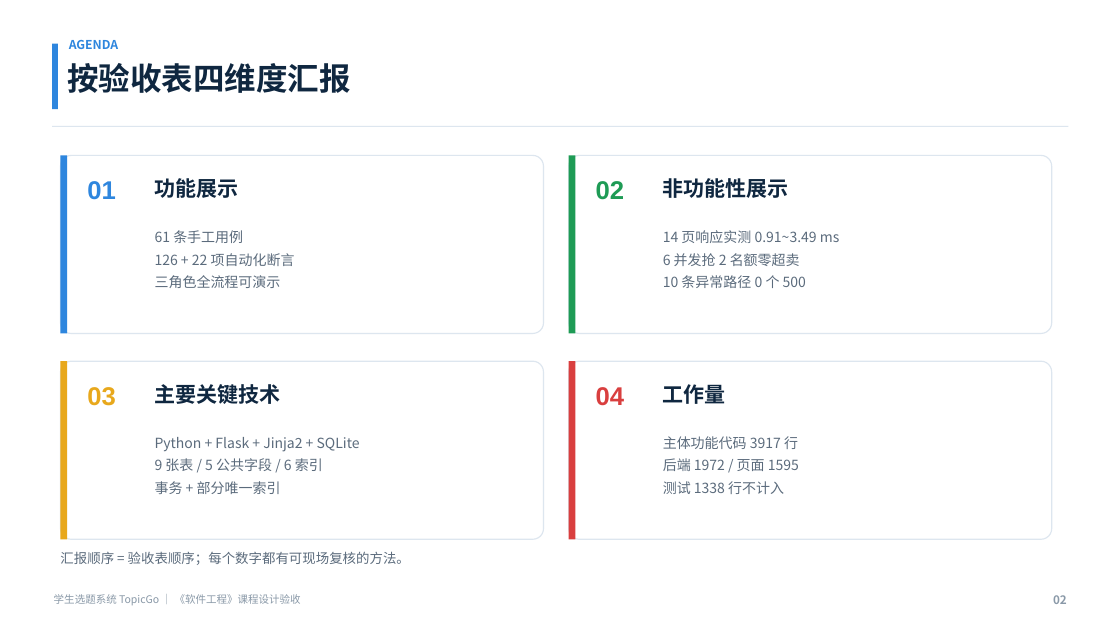
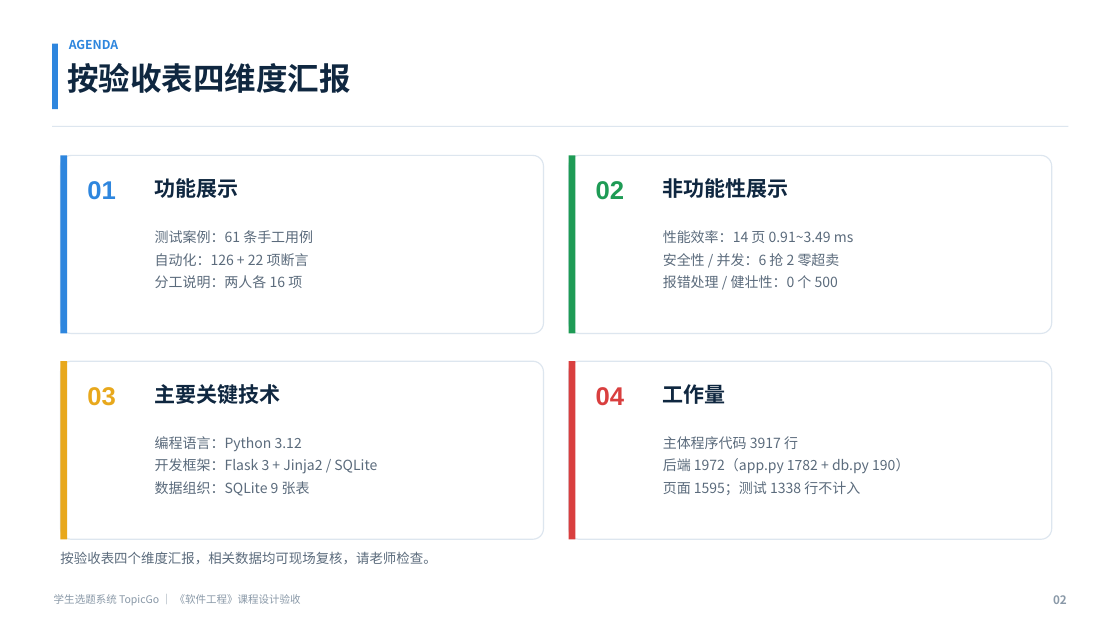
Before and after one commit to haixiaoyuntian/topicgo, a slide deck: slide 2 of student-topic-system/验收/TopicGo-验收汇报.pptx. Drawn at 1120x630 pixels with LibreOffice and Linux fonts; fonts in the diff are those of the drawing. Boxes give left, top, right and bottom in pixels: in the first picture for what was removed or moved away, otherwise in the second. Text is boxed around its words. In the diff, an @@ line names an element or a change of style, - is before the commit and + after.

Commit message:
docs: 按验收通知更新汇报 PPT 与验收材料（8 分钟口径）

```diff
--- a/student-topic-system/验收/TopicGo-验收汇报.pptx
+++ b/student-topic-system/验收/TopicGo-验收汇报.pptx
@@ text at (155, 230, 313, 288): text changed @@
-61 条手工用例
-126 + 22 项自动化断言
-三角色全流程可演示
+测试案例：61 条手工用例
+自动化：126 + 22 项断言
+分工说明：两人各 16 项
@@ text at (663, 230, 854, 288): text changed @@
-14 页响应实测 0.91~3.49 ms
-6 并发抢 2 名额零超卖
-10 条异常路径 0 个 500
+性能效率：14 页 0.91~3.49 ms
+安全性 / 并发：6 抢 2 零超卖
+报错处理 / 健壮性：0 个 500
@@ text at (155, 436, 377, 496): text changed @@
-Python + Flask + Jinja2 + SQLite
-9 张表 / 5 公共字段 / 6 索引
-事务 + 部分唯一索引
+编程语言：Python 3.12
+开发框架：Flask 3 + Jinja2 / SQLite
+数据组织：SQLite 9 张表
@@ text at (663, 436, 909, 495): text changed @@
-主体功能代码 3917 行
-后端 1972 / 页面 1595
-测试 1338 行不计入
+主体程序代码 3917 行
+后端 1972（app.py 1782 + db.py 190）
+页面 1595；测试 1338 行不计入
@@ text at (60, 551, 436, 564): text changed @@
-汇报顺序 = 验收表顺序；每个数字都有可现场复核的方法。
+按验收表四个维度汇报，相关数据均可现场复核，请老师检查。
```
Also in this commit, not shown: 11 other slides changed, 2 other files.
